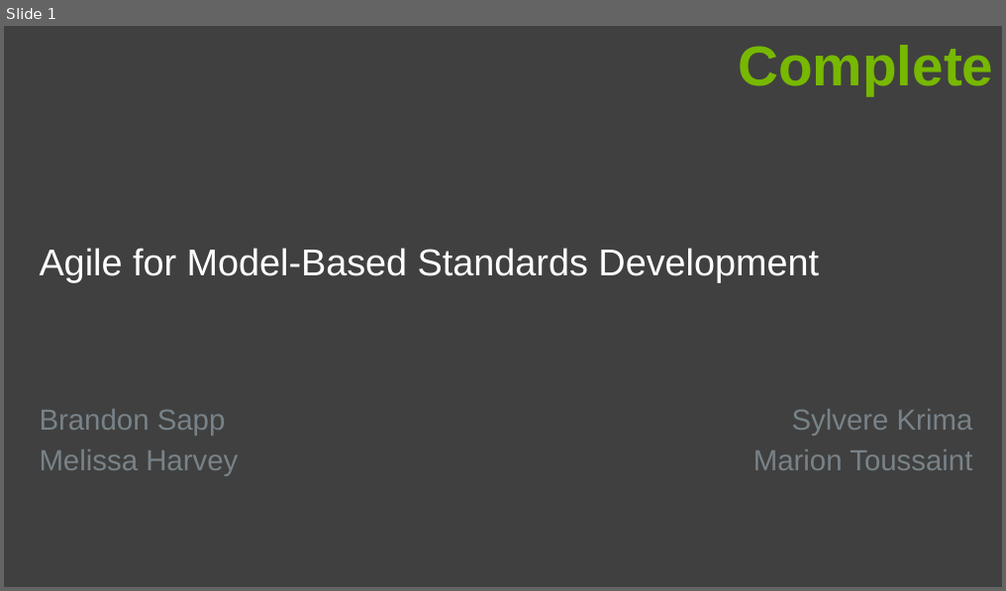
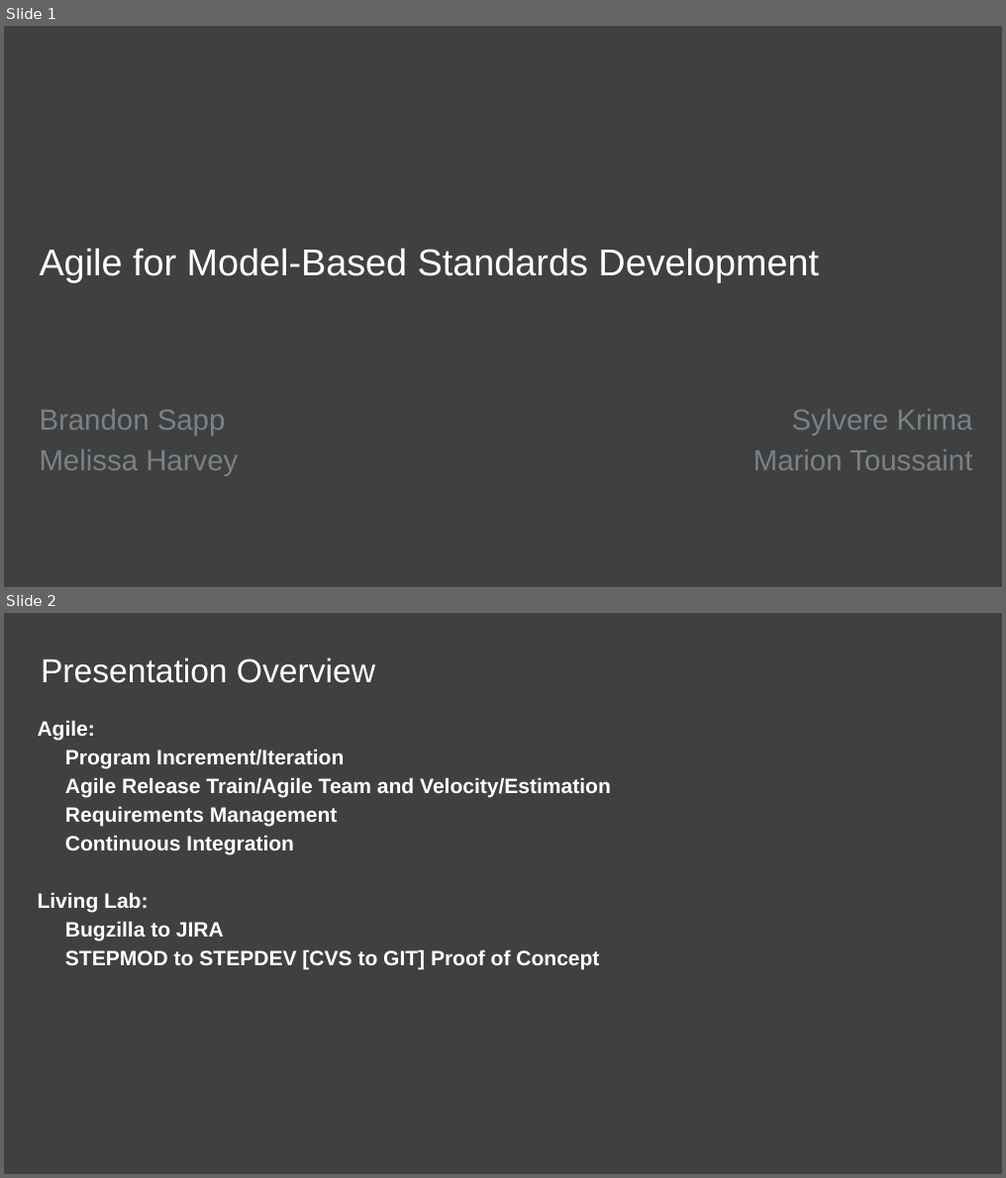
Before and after one commit to agile4mbsd/papers, a slide deck: 01 - Agile for Model-Based Standards Development/D - Presentations/PDES.Presentation.pptx. Shown one above the other, each under a label of ours: slide 1 before the commit, slides 1 and 2 after it. The pictures are 1006x591 and 1006x1178 pixels, drawn with LibreOffice and Linux fonts; fonts in the diff are those of the drawing; background and template pictures are left out. Boxes give left, top, right and bottom in pixels: in the first picture for what was removed or moved away, otherwise in the second. Text is boxed around its words. In the diff, an @@ line names an element or a change of style, - is before the commit and + after.

```diff
--- a/01 - Agile for Model-Based Standards Development/D - Presentations/PDES.Presentation.pptx
+++ b/01 - Agile for Model-Based Standards Development/D - Presentations/PDES.Presentation.pptx
@@ slide 2 added at (x1=4, y1=613, x2=1002, y2=1174), background #404040 @@
@@ title added at (x1=41, y1=658, x2=375, y2=683), 32 pt, text #FFFFFF @@
+Presentation Overview
@@ text added at (x1=38, y1=720, x2=611, y2=969), 20 pt, text #FFFFFF, bold @@
+Agile:
+  Program Increment/Iteration
+  Agile Release Train/Agile Team and Velocity/Estimation
+  Requirements Management
+  Continuous Integration
+Living Lab:
+  Bugzilla to JIRA
+  STEPMOD to STEPDEV [CVS to GIT] Proof of Concept
@@ slide 1 changed as well @@
@@ text removed at (x1=738, y1=45, x2=993, y2=95) @@
-Complete
```
Also in this commit, not shown: 3 other slides changed, 6 other slides added, 7 slides removed.
